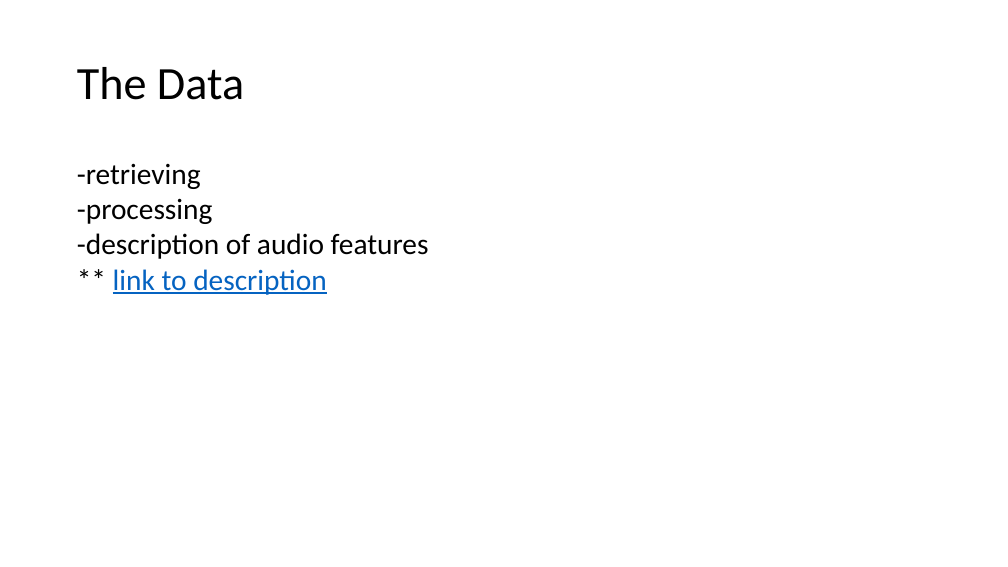
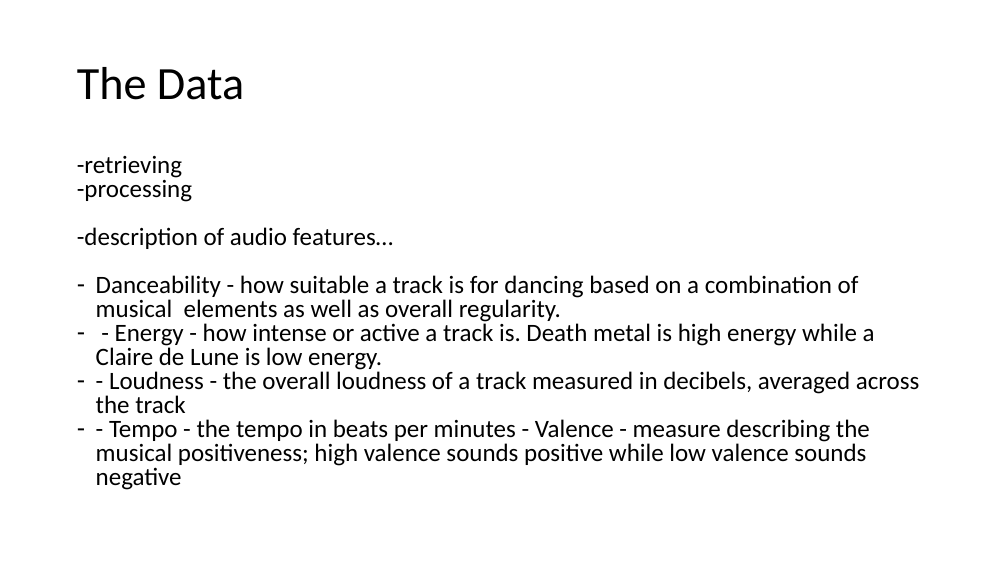
Before and after one commit to ethantanen/DataScience_FinalProject, a slide deck: slide 3 of Deliverables/Deliv_2/Deliv_2_Presentation.pptx. Drawn at 1008x567 pixels with LibreOffice and Linux fonts; fonts in the diff are those of the drawing. Boxes give left, top, right and bottom in pixels: in the first picture for what was removed or moved away, otherwise in the second. Text is boxed around its words. In the diff, an @@ line names an element or a change of style, - is before the commit and + after.

```diff
--- a/Deliverables/Deliv_2/Deliv_2_Presentation.pptx
+++ b/Deliverables/Deliv_2/Deliv_2_Presentation.pptx
@@ text at [77, 156, 192, 202]: size 28 to 23.8 pt in "-retrieving", "-processing"; line spacing 1 to 0.8 @@
@@ text at [77, 227, 920, 490]: text changed; size 28 to 23.8 pt @@
--description of audio features
-** link to description
+-description of audio features…
+– Danceability - how suitable a track is for dancing based on a combination of musical elements as well as overall regularity.
+– - Energy - how intense or active a track is. Death metal is high energy while a Claire de Lune is low energy.
+– - Loudness - the overall loudness of a track measured in decibels, averaged across the track
+– - Tempo - the tempo in beats per minutes - Valence - measure describing the musical positiveness; high valence sounds positive while low valence sounds negative
```
Also in this commit, not shown: 1 other file.
